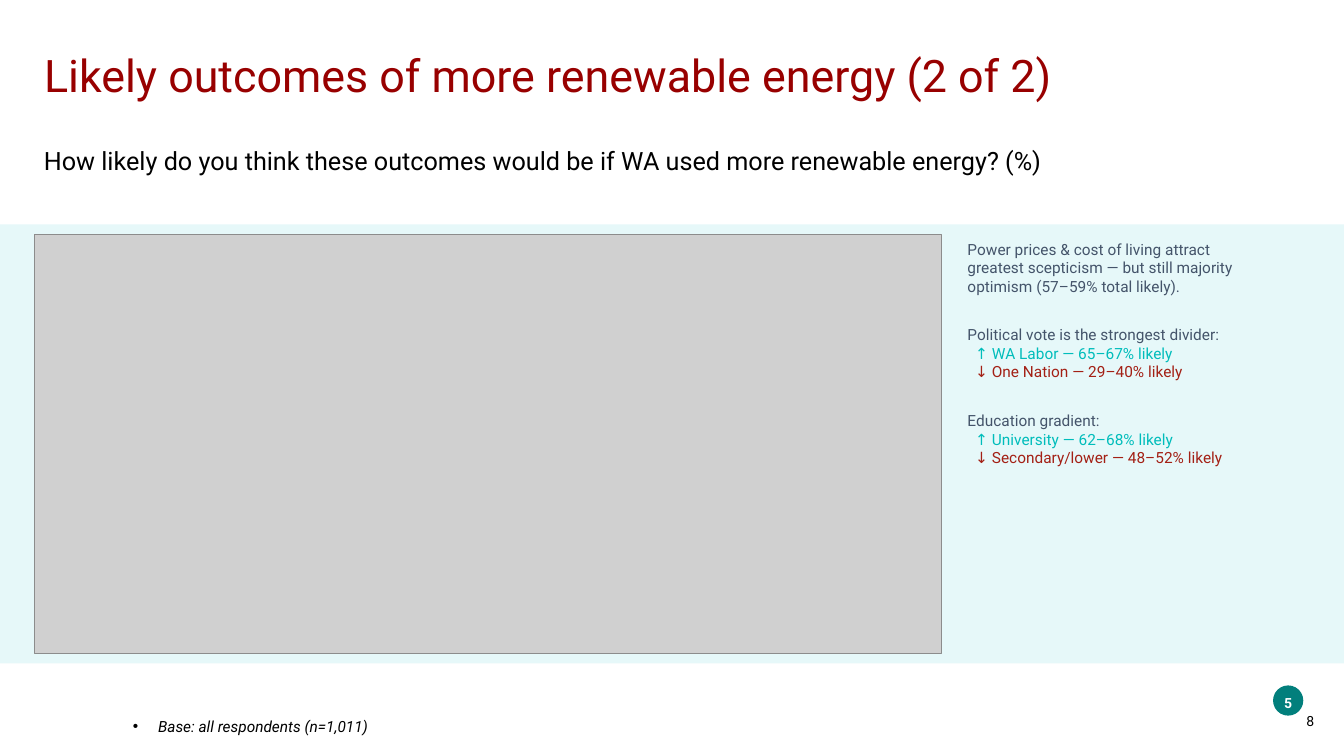
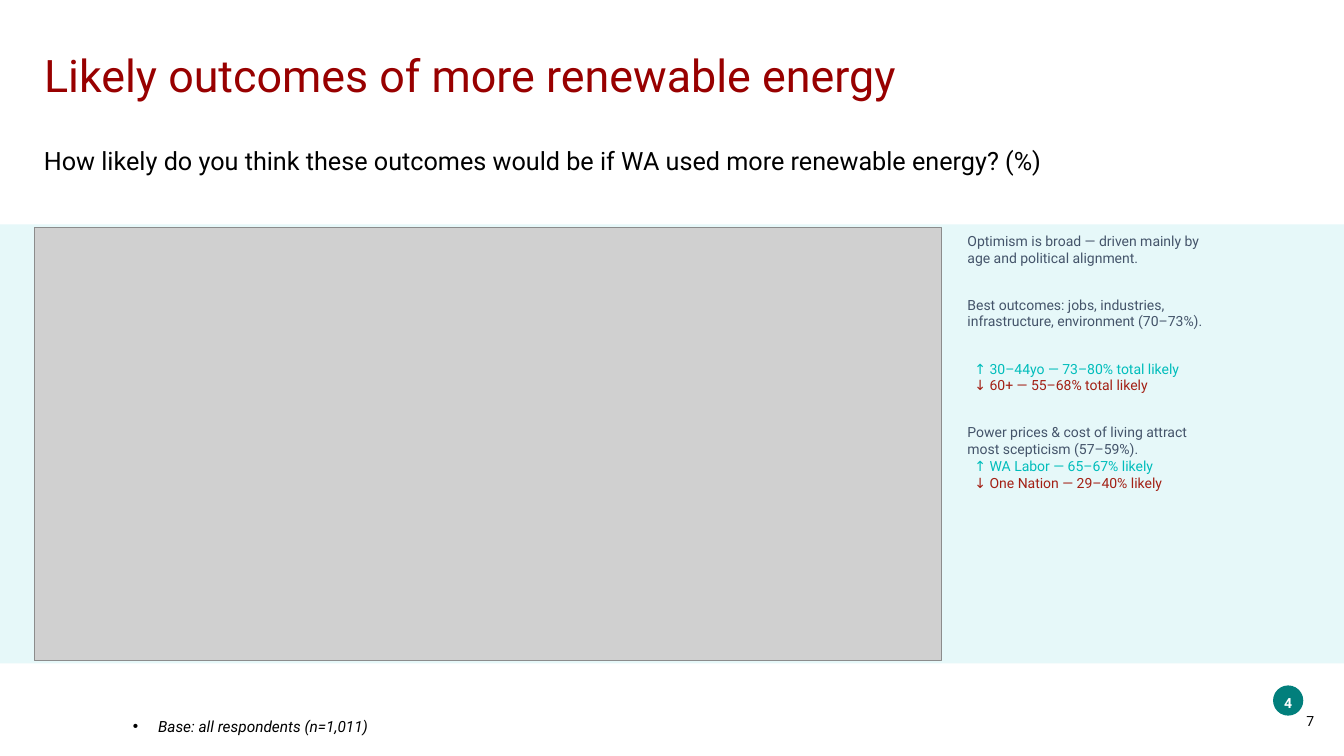
Before and after one commit to ThomasB4242/Test-1, a slide deck: slide 7 of sample_data/wa_energy_output.pptx (slide 8 before the commit). Drawn at 1344x756 pixels with LibreOffice and Linux fonts; fonts in the diff are those of the drawing; grey boxes stand for pictures; background and template pictures are left out. Boxes give left, top, right and bottom in pixels: in the first picture for what was removed or moved away, otherwise in the second. Text is boxed around its words. In the diff, an @@ line names an element or a change of style, - is before the commit and + after.

```diff
--- a/sample_data/wa_energy_output.pptx
+++ b/sample_data/wa_energy_output.pptx
@@ title at [44,58,895,102]: text changed @@
-Likely outcomes of more renewable energy (2 of 2)
+Likely outcomes of more renewable energy
@@ picture: place and size @@
-picture at [34,235,942,653]
+picture at [34,227,942,660]
@@ text "Optimism is broad — driven ...": place and size @@
-text "Optimism is broad — driven ..." at [967,243,1233,467]
+text "Optimism is broad — driven ..." at [967,235,1202,491]
@@ text at [967,235,1202,393]: paragraphs added @@
+Optimism is broad — driven mainly by
+age and political alignment.
+Best outcomes: jobs, industries,
+infrastructure, environment (70–73%).
+↑ 30–44yo — 73–80% total likely
+↓ 60+ — 55–68% total likely
@@ text at [967,414,1222,467]: paragraphs removed @@
-Education gradient:
-↑ University — 62–68% likely
-↓ Secondary/lower — 48–52% likely
@@ text at [967,443,1138,457]: text changed; size 11 to 10 pt @@
-greatest scepticism — but still majority
-optimism (57–59% total likely).
-Political vote is the strongest divider:
+most scepticism (57–59%).
@@ text at [967,426,1187,491]: size 11 to 10 pt in "Power prices & cost of living attract", "↑ WA Labor — 65–67% likely", "↓ One Nation — 29–40% likely" @@
@@ text at [1284,698,1292,708]: text changed @@
-5
+4
@@ page number at [1306,716,1314,726]: text changed @@
-8
+7
```
Also in this commit, not shown: 3 other slides changed, 1 slide removed, 5 other files.
